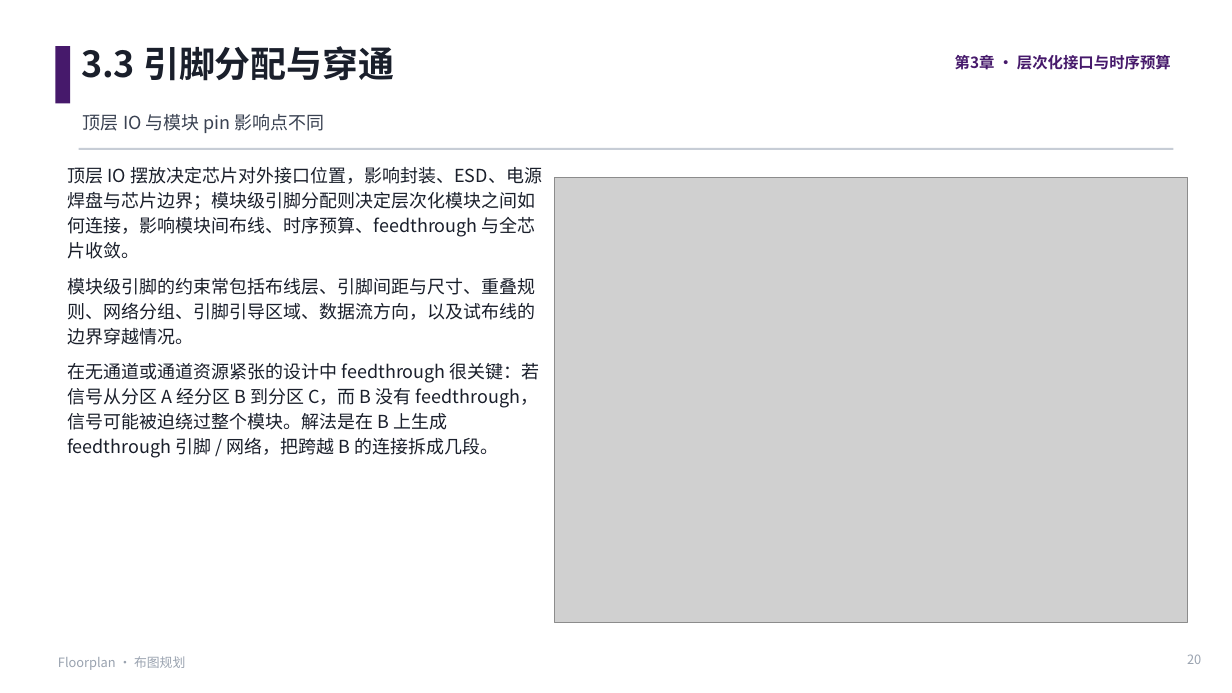
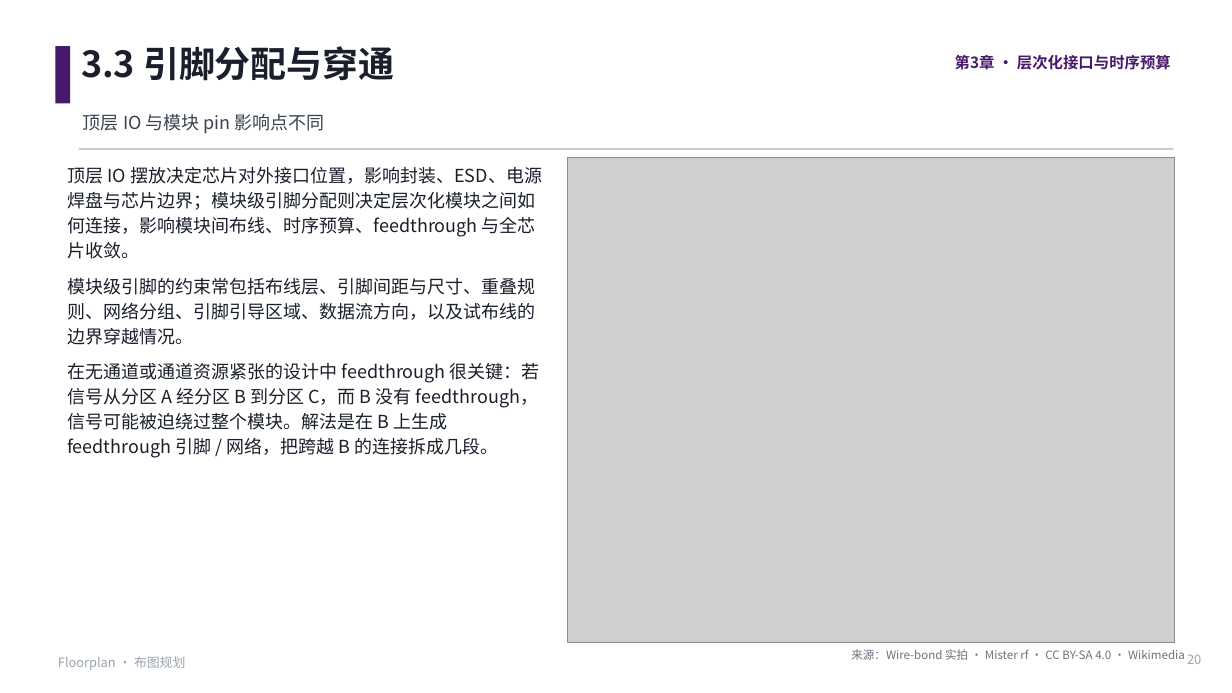
Before and after one commit to JinChengZ18/IC_Learning_Material, a slide deck: slide 20 of IC_Backend_Notes/slides/05_Floorplan - 副本.pptx. Drawn at 1232x693 pixels with LibreOffice and Linux fonts; fonts in the diff are those of the drawing; grey boxes stand for pictures. Boxes give left, top, right and bottom in pixels: in the first picture for what was removed or moved away, otherwise in the second. Text is boxed around its words. In the diff, an @@ line names an element or a change of style, - is before the commit and + after.

```diff
--- a/IC_Backend_Notes/slides/05_Floorplan - 副本.pptx
+++ b/IC_Backend_Notes/slides/05_Floorplan - 副本.pptx
@@ picture: place and size @@
-picture at <box>555,177,1188,623</box>
+picture at <box>567,157,1174,642</box>
@@ text added at <box>851,649,1185,660</box>, 9 pt, text #6B7280 @@
+来源：Wire-bond 实拍 · Mister rf · CC BY-SA 4.0 · Wikimedia
```
Also in this commit, not shown: 10 other slides changed, 20 other files.
